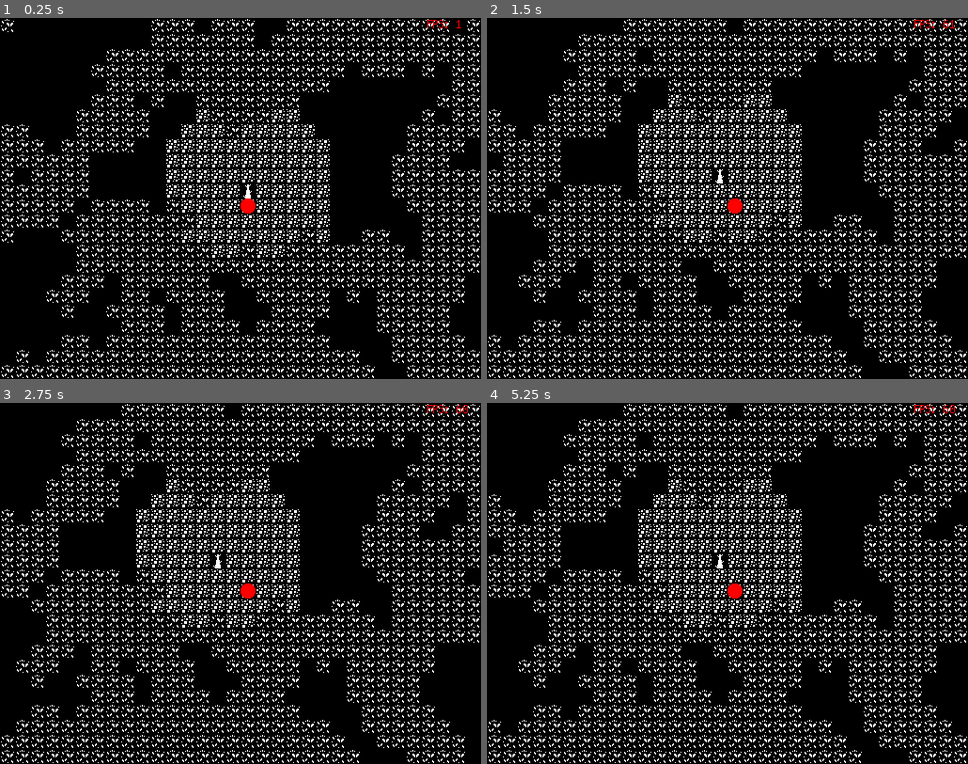
Above: before the commit, frames 1-4 (two rows, left to right).
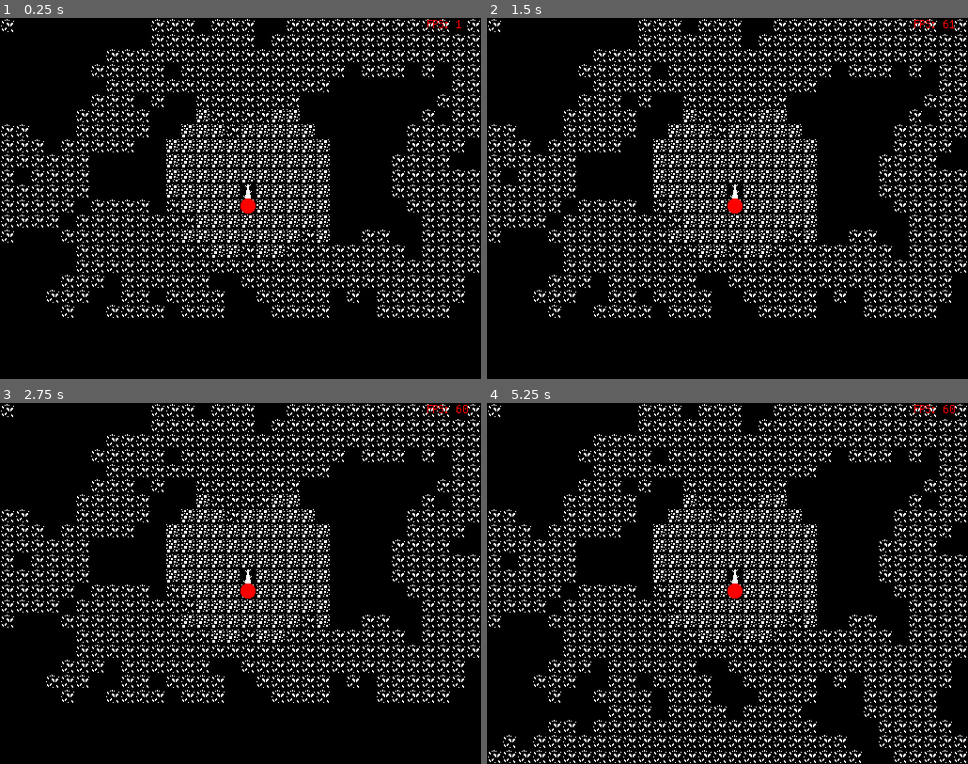
Above: after the commit, the same moments.

Repository: gruebite/ARootPath
Game: Godot game, scene res://screens/main/main.tscn
Two runs of this game, one before a commit and one after it. Both use one fixed random seed, a clock stepped at 60 frames per second and the inputs below.
Inputs:
- Up to frame 1 (0.25 s): no input
- Up to frame 2 (1.5 s): tap Enter (ui_accept) at 0.5, 1.35 s; hold Right (ui_right) 0.53-1.28 s; hold Enter (ui_accept) 0.53-1.28 s; hold Down (ui_down) from 1.28 s (still down)
- Up to frame 3 (2.75 s): tap Enter (ui_accept) at 1.52, 1.82, 2 s; release Down (ui_down) at 2.03 s; hold Right (ui_right) from 2.03 s (still down); hold Enter (ui_accept) from 2.03 s (still down)
- Up to frame 4 (5.25 s): release Right (ui_right) at 2.78 s; release Enter (ui_accept) at 2.78 s; hold Up (ui_up) 2.78-3.53 s; tap Enter (ui_accept) at 2.85, 3.02, 3.32, 4.35, 4.52, 4.82, 5 s; hold Enter (ui_accept) 3.53-4.28 s; hold Left (ui_left) 3.53-5.03 s; tap Escape (ui_cancel) at 4.15 s; hold Down (ui_down) from 5.03 s (still down); hold Enter (ui_accept) from 5.03 s (still down)

The runs differ from the first frame. In frame 1, 1.9% of the frame differs, in the area x 0-100%, y 83-100%; in frame 2, 5.9%; in frame 3, 7.4%, in the area x 0-100%, y 0-100%; in frame 4, 4.1%.

Commit message:
Add plant skeleton, add basic text.

Diff:
--- a/player/player.gd
+++ b/player/player.gd
@@ -1,12 +1,10 @@
 extends Entity
 class_name Player
-
-signal player_moved(from, to)
 
 func _unhandled_input(event: InputEvent):
     var delta := Vector2.ZERO
     if event.is_action_pressed("ui_accept"):
-        pass
+        game.main.warp_island()
     elif event.is_action_pressed("ui_cancel"):
         pass
     elif event.is_action_pressed("ui_up", true):
@@ -20,13 +18,11 @@
 
     if delta != Vector2.ZERO:
         var test := zone_position + delta
-        var ent: Entity = game.current_zone.get_entity(test)
+        var ent: Entity = game.main.current_zone.get_entity_at(test)
         if ent:
             ent.bump()
-        elif not game.current_zone.unwalkable(test):
-            var from := zone_position
-            move_to(test)
-            emit_signal("player_moved", from, zone_position)
+        elif not game.main.current_zone.unwalkable(test):
+            game.main.current_zone.move_entity(self, test)
 
 func _draw():
     draw_circle(Vector2(8, 8), 8, Color.red)
--- a/project.godot
+++ b/project.godot
@@ -40,6 +40,16 @@
 "path": "res://screens/main/main.gd"
 }, {
 "base": "Entity",
+"class": "Plant",
+"language": "GDScript",
+"path": "res://zones/island/plant/plant.gd"
+}, {
+"base": "Resource",
+"class": "PlantKind",
+"language": "GDScript",
+"path": "res://zones/island/plant/plant_kind.gd"
+}, {
+"base": "Entity",
 "class": "Player",
 "language": "GDScript",
 "path": "res://player/player.gd"
@@ -66,6 +76,8 @@
 "GameState": "",
 "Island": "",
 "Main": "",
+"Plant": "",
+"PlantKind": "",
 "Player": "",
 "ShadowCast": "",
 "Walker": "",
--- a/screens/main/main.gd
+++ b/screens/main/main.gd
@@ -5,7 +5,11 @@
 const CAVERN = preload("res://zones/cavern/cavern.tscn")
 
 onready var zone: Node2D = $zone
-onready var text: CanvasLayer = $text_layer
+onready var hud_layer: CanvasLayer = $hud_layer
+onready var text_layer: CanvasLayer = $text_layer
+onready var action_layer: CanvasLayer = $action_layer
+
+var current_zone: Zone = null
 
 func _ready():
     game.main = self
@@ -13,16 +17,30 @@
 
     var island: Island = ISLAND.instance()
     island.generate_island()
+    current_zone = island
     zone.add_child(island)
 
 func warp_island() -> void:
-    zone.remove_child(zone.get_child(0))
     var island: Island = ISLAND.instance()
-    island.load_island()
+
+    island.returning_from_cavern = true
+
+    current_zone.queue_free()
+    current_zone = island
     zone.add_child(island)
 
 func warp_cavern(level: int=0) -> void:
-    zone.remove_child(zone.get_child(0))
     var cavern: Cavern = CAVERN.instance()
     cavern.level = level
+
+    if current_zone is Island:
+        var island: Island = current_zone
+        island.leaving_for_cavern()
+        cavern.spell_counts = island.count_spells()
+    else:
+        var old_cavern: Cavern = current_zone
+        cavern.spell_counts = old_cavern.spell_counts
+
+    current_zone.queue_free()
+    current_zone = cavern
     zone.add_child(cavern)
--- a/screens/main/main.tscn
+++ b/screens/main/main.tscn
@@ -1,8 +1,24 @@
-[gd_scene load_steps=4 format=2]
+[gd_scene load_steps=8 format=2]
 
 [ext_resource path="res://screens/main/main.gd" type="Script" id=1]
 [ext_resource path="res://screens/main/fps.gd" type="Script" id=2]
 [ext_resource path="res://fonts/cozette.tres" type="DynamicFont" id=3]
+[ext_resource path="res://screens/main/text_layer.gd" type="Script" id=4]
+
+[sub_resource type="Shader" id=1]
+code = "shader_type canvas_item;
+
+void fragment() {
+    COLOR = vec4(0.0, 0.0, 0.0, 1.0);
+}"
+
+[sub_resource type="ShaderMaterial" id=2]
+shader = SubResource( 1 )
+
+[sub_resource type="ImageTexture" id=3]
+flags = 3
+flags = 3
+size = Vector2( 512, 64 )
 
 [node name="main" type="Node2D"]
 script = ExtResource( 1 )
@@ -48,5 +64,24 @@
 }
 
 [node name="text_layer" type="CanvasLayer" parent="."]
+script = ExtResource( 4 )
 
-[node name="selector_layer" type="CanvasLayer" parent="."]
+[node name="text_container" type="TextureRect" parent="text_layer"]
+material = SubResource( 2 )
+anchor_top = 1.0
+anchor_right = 1.0
+anchor_bottom = 1.0
+margin_top = -64.0
+texture = SubResource( 3 )
+__meta__ = {
+"_edit_use_anchors_": false
+}
+
+[node name="label" type="Label" parent="text_layer/text_container"]
+anchor_top = 1.0
+anchor_right = 1.0
+anchor_bottom = 1.0
+margin_top = -64.0
+custom_fonts/font = ExtResource( 3 )
+
+[node name="action_layer" type="CanvasLayer" parent="."]
--- /dev/null
+++ b/screens/main/text_layer.gd
@@ -0,0 +1,54 @@
+extends CanvasLayer
+
+const SCROLL_TIME := 2.0
+
+onready var text_container := $text_container
+onready var text_label := $text_container/label
+
+var running := false
+
+var text_array := []
+var confirm_callback: FuncRef = null
+
+var text_index := 0
+var text_timer := 0.0
+
+func _ready():
+    pass
+
+func _process(delta: float):
+    if not running: return
+
+    text_timer = min(text_timer + delta, SCROLL_TIME)
+    var p := text_timer / SCROLL_TIME
+    var line: String = text_array[text_index]
+    text_label.text = line.substr(0, int(p * len(line)))
+
+func _input(event: InputEvent):
+    if not running: return
+
+    if event.is_action_pressed("ui_accept") or event.is_action_pressed("ui_cancel"):
+        if text_timer >= SCROLL_TIME:
+            text_timer = 0
+            text_index += 1
+        else:
+            text_timer = SCROLL_TIME
+
+        if text_index >= len(text_array):
+            running = false
+            text_container.hide()
+            if confirm_callback:
+                confirm_callback.call_func()
+    get_tree().set_input_as_handled()
+
+
+func show_with(texts: Array, confirm: FuncRef=null) -> void:
+    text_array = texts
+    confirm_callback = confirm
+
+    text_index = 0
+    text_timer = 0
+
+    running = true
+
+    text_container.show()
--- a/scripts/globals/game.gd
+++ b/scripts/globals/game.gd
@@ -2,4 +2,3 @@
 class_name Game
 
 var main: Main = null
-var current_zone: Zone = null
--- a/scripts/globals/game_state.gd
+++ b/scripts/globals/game_state.gd
@@ -3,19 +3,19 @@
 
 const STARTING_MANA_CAPACITY := 6
 
-var mana_capacity := STARTING_MANA_CAPACITY
-var allocated := 0
-var mana := mana_capacity
+# Capacity.  Used for growing plants on island, and chaining spells in cavern.
+var mana_capacity: int
 
-# List of plants based on location.
-var plants := {}
+# List of plants based on location.  Updated everytime we return from the cavern.
+var plant_state: Dictionary
 
 # Island tile data.
-var island_tiles := {}
+var island_tiles: Dictionary
+
+func _ready() -> void:
+    reset()
 
 func reset() -> void:
     mana_capacity = STARTING_MANA_CAPACITY
-    allocated = 0
-    mana = mana_capacity
-    plants = {}
+    plant_state = {}
     island_tiles = {}
--- a/zones/cavern/cavern.gd
+++ b/zones/cavern/cavern.gd
@@ -12,19 +12,21 @@
 
 onready var tiles = $tiles
 onready var fog = $fog
-onready var entities = $entities
-onready var player = $player
 
 var fov := ShadowCast.new(funcref(self, "unwalkable"), funcref(self, "reveal"))
 var unfov := ShadowCast.new(funcref(self, "unwalkable"), funcref(self, "unreveal"))
 
+var spell_counts: Dictionary
 var level := 0
 
-var entity_lookup := {}
+func _ready():
+    carve()
 
-func _ready():
-    player.connect("player_moved", self, "player_moved")
-    carve()
+func move_entity(ent: Entity, to: Vector2) -> void:
+    if ent.is_in_group("player"):
+        unfov.compute(ent.zone_position, 8)
+        fov.compute(to, 8)
+    .move_entity(ent, to)
 
 func unwalkable(zpos: Vector2) -> bool:
     return tiles.get_cell_autotile_coord(zpos.x, zpos.y) != Vector2(1, 0)
@@ -55,14 +57,8 @@
             match c:
                 TILE_GROUND:
                     tiles.set_cell(x, y, 0, false, false, false, Vector2(1, 0))
-    player.zone_position = Vector2(width / 2, height / 2)
-    fov.compute(Vector2(width / 2, height / 2), 8)
 
-func player_moved(from: Vector2, to: Vector2) -> void:
-    unfov.compute(from, 8)
-    fov.compute(to, 8)
-    entity_lookup.erase(from)
-    entity_lookup[to] = player
+    move_entity(player, Vector2(width / 2, height / 2))
 
 func unreveal(zpos: Vector2) -> void:
     fog.set_cellv(zpos, 2)
--- a/zones/cavern/cavern.tscn
+++ b/zones/cavern/cavern.tscn
@@ -1,7 +1,6 @@
-[gd_scene load_steps=5 format=2]
+[gd_scene load_steps=4 format=2]
 
 [ext_resource path="res://zones/cavern/cavern.gd" type="Script" id=1]
-[ext_resource path="res://player/player.tscn" type="PackedScene" id=2]
 [ext_resource path="res://zones/cavern/cavern_tileset.tres" type="TileSet" id=3]
 [ext_resource path="res://zones/cavern/fog_tileset.tres" type="TileSet" id=4]
 
@@ -19,5 +18,3 @@
 format = 1
 
 [node name="entities" type="Node2D" parent="."]
-
-[node name="player" parent="." instance=ExtResource( 2 )]
--- a/zones/entity.gd
+++ b/zones/entity.gd
@@ -1,14 +1,7 @@
 extends Sprite
 class_name Entity
 
-var zone_position: Vector2 setget move_to
-
-func move_to(value: Vector2) -> void:
-    zone_position = value
-    position = value * 16
-
-func move_by(delta: Vector2) -> void:
-    move_to(zone_position + delta)
+var zone_position := Vector2.ZERO
 
 func bump() -> void:
     pass
--- a/zones/island/island.gd
+++ b/zones/island/island.gd
@@ -10,26 +10,23 @@
 const WIDTH := 42
 const HEIGHT := 42
 
+const SPRING := preload("res://zones/island/spring/spring.tscn")
+const PLANT := preload("res://zones/island/plant/plant.tscn")
+
 onready var tiles := $tiles
-onready var entities := $entities
-onready var spring := $entities/spring
-onready var player := $player
 
-var entity_lookup := {}
+var spring: Entity
+
+# Set if we're coming from the cavern.
+var returning_from_cavern := false
 
 func _ready():
-    player.connect("player_moved", self, "player_moved")
     load_island()
-
-func get_entity(zpos: Vector2) -> Entity:
-    return entity_lookup.get(zpos)
+    if returning_from_cavern:
+        returned_from_cavern()
 
 func unwalkable(zpos: Vector2) -> bool:
     return tiles.get_cell_autotile_coord(zpos.x, zpos.y) == Vector2(1, 0)
-
-func player_moved(from: Vector2, to: Vector2) -> void:
-    entity_lookup.erase(from)
-    entity_lookup[to] = player
 
 func generate_island() -> void:
     var walker := Walker.new()
@@ -47,14 +44,18 @@
         walker.commit()
         walker.forget()
 
+    # Save island state.
     game_state.island_tiles.clear()
-
     for y in HEIGHT:
         for x in WIDTH:
             var c = walker.grid[Vector2(x, y)]
             game_state.island_tiles[Vector2(x, y)] = c
 
 func load_island() -> void:
+    spring = SPRING.instance()
+    add_entity(spring)
+
+    # Load island state.
     tiles.clear()
     for y in HEIGHT:
         for x in WIDTH:
@@ -65,6 +66,38 @@
                 TILE_WATER:
                     tiles.set_cell(x, y, 0, false, false, false, Vector2(2, 0))
 
-    player.zone_position = Vector2(WIDTH / 2, HEIGHT / 2 + 1)
-    spring.zone_position = Vector2(WIDTH / 2, HEIGHT / 2)
-    entity_lookup[Vector2(WIDTH / 2, HEIGHT / 2)] = spring
+    move_entity(player, Vector2(WIDTH / 2, HEIGHT / 2 + 1))
+    move_entity(spring, Vector2(WIDTH / 2, HEIGHT / 2))
+
+    for zpos in game_state.plant_state:
+        var inst: Plant = Plant.instance()
+        inst.zone_position = zpos
+        add_entity(inst)
+
+func can_grow() -> bool:
+    return len(game_state.plant_state) < game_state.mana_capacity
+
+func can_grow_at(zpos: Vector2) -> bool:
+    return can_grow() and game_state.plant_state.get(zpos) == null
+
+func grow_plant(id: String, zpos: Vector2) -> void:
+    assert(can_grow_at(zpos))
+    var plant: Plant = PLANT.instance()
+    plant.zone_position = zpos
+    # This function fills in plant_state.
+    plant.grow_into(id)
+
+func count_spells() -> Dictionary:
+    var counts := {}
+    for n in get_tree().get_nodes_in_group("plant"):
+        var plant: Plant = n
+        counts[plant.kind_id] = counts.get(plant.kind_id, 0) + plant.get_water_level_charges()
+    return counts
+
+func leaving_for_cavern() -> void:
+    # Update plant state.
+    get_tree().call_group("plant", "_leaving_for_cavern")
+
+func returned_from_cavern() -> void:
+    # Update plant state.
+    get_tree().call_group("plant", "_returned_from_cavern")
--- a/zones/island/island.tscn
+++ b/zones/island/island.tscn
@@ -1,9 +1,7 @@
-[gd_scene load_steps=5 format=2]
+[gd_scene load_steps=3 format=2]
 
 [ext_resource path="res://zones/island/island.gd" type="Script" id=1]
-[ext_resource path="res://player/player.tscn" type="PackedScene" id=2]
 [ext_resource path="res://zones/island/island_tileset.tres" type="TileSet" id=3]
-[ext_resource path="res://zones/island/spring/spring.tscn" type="PackedScene" id=4]
 
 [node name="island" type="Node2D"]
 script = ExtResource( 1 )
@@ -15,7 +13,3 @@
 format = 1
 
 [node name="entities" type="YSort" parent="."]
-
-[node name="spring" parent="entities" instance=ExtResource( 4 )]
-
-[node name="player" parent="." instance=ExtResource( 2 )]
--- /dev/null
+++ b/zones/island/plant/kinds/cleaving_oak.tres
@@ -0,0 +1,11 @@
+[gd_resource type="Resource" load_steps=2 format=2]
+
+[ext_resource path="res://zones/island/plant/plant_kind.gd" type="Script" id=1]
+
+[resource]
+script = ExtResource( 1 )
+identifier = "cleaving_oak"
+watering_frequency = 5
+waterings_per_level = 3
+starting_water_level = 1
+water_level_charges = [ 1, 3, 5, 7, 9 ]
--- /dev/null
+++ b/zones/island/plant/plant.gd
@@ -0,0 +1,69 @@
+extends Entity
+class_name Plant
+
+const CLEAVING_OAK := "cleaving_oak"
+const KINDS := {
+    CLEAVING_OAK: preload("res://zones/island/plant/kinds/cleaving_oak.tres"),
+}
+
+# Set to false when we need to be watered.
+var needs_watering: bool = false
+
+func _returned_from_cavern() -> void:
+    get_state()["last_watered_count"] += 1
+    needs_watering = get_last_watered_count() >= get_watering_frequency()
+
+func _leaving_for_cavern() -> void:
+    if needs_watering:
+        get_state()["water_level"] = max(0, get_state()["water_level"] - 1)
+        get_state()["waterings"] = 0
+
+func grow_into(kind_id: String) -> void:
+    game_state.plant_state[zone_position] = {
+        "id": kind_id,
+        # Water level.  Increased by consistent watering.
+        "water_level": KINDS[kind_id].starting_water_level,
+        # Number of waterings in a row.
+        "waterings": 0,
+        # Number of runs since last watered.
+        "last_watered_count": 0,
+    }
+
+func water() -> void:
+    assert(needs_watering)
+    needs_watering = false
+    get_state()["waterings"] = get_state()["waterings"] + 1
+    if get_waterings() == get_waterings_per_level():
+        get_state()["waterings"] = 0
+        get_state()["water_level"] = max(get_max_water_level(), get_state()["water_level"] + 1)
+    get_state()["last_watered_count"] = 0
+
+func get_state() -> Dictionary:
+    return game_state.plant_state[zone_position]
+
+func get_kind_id() -> String:
+    return get_state()["kind_id"]
+
+func get_water_level() -> int:
+    return get_state()["water_level"]
+
+func get_waterings() -> int:
+    return get_state()["waterings"]
+
+func get_last_watered_count() -> int:
+    return get_state()["last_watered_count"]
+
+func get_kind() -> PlantKind:
+    return KINDS[get_kind_id()] as PlantKind
+
+func get_watering_frequency() -> int:
+    return get_kind().watering_frequency
+
+func get_waterings_per_level() -> int:
+    return get_kind().waterings_per_level
+
+func get_max_water_level() -> int:
+    return len(get_kind().water_level_charges) - 1
+
+func get_water_level_charges() -> int:
+    return get_kind().water_level_charges[get_water_level()]
--- /dev/null
+++ b/zones/island/plant/plant.tscn
@@ -0,0 +1,8 @@
+[gd_scene load_steps=2 format=2]
+
+[ext_resource path="res://zones/island/plant/plant.gd" type="Script" id=1]
+
+[node name="plant" type="Sprite" groups=[
+"plant",
+]]
+script = ExtResource( 1 )
--- /dev/null
+++ b/zones/island/plant/plant_kind.gd
@@ -0,0 +1,14 @@
+extends Resource
+class_name PlantKind
+
+export var identifier := "test_plant"
+# How often watering is needed, in runs.
+export var watering_frequency := 5
+# How many waterings in a row before going up a level.  Missing one resets and
+# decreases a level.
+export var waterings_per_level := 3
+# Starting water level.
+export var starting_water_level := 1
+export var water_level_charges := [
+    1, 3, 5, 7, 9,
+]
--- a/zones/island/spring/spring.gd
+++ b/zones/island/spring/spring.gd
@@ -1,5 +1,7 @@
 extends Entity
 
 func bump() -> void:
-    print("BUMP!")
+    game.main.text_layer.show_with(["Entering cavern..."], funcref(self, "_enter_cavern"))
+
+func _enter_cavern() -> void:
     game.main.warp_cavern(0)
--- a/zones/zone.gd
+++ b/zones/zone.gd
@@ -1,11 +1,34 @@
 extends Node2D
 class_name Zone
 
+const PLAYER = preload("res://player/player.tscn")
+
+onready var entities = $entities
+
+var player: Player
+
+var entity_lookup := {}
+
 func _ready() -> void:
-    game.current_zone = self
+    player = PLAYER.instance()
+    add_entity(player)
 
-func get_entity(_pos: Vector2) -> Entity:
-    return null
+func add_entity(ent: Entity) -> void:
+    entities.add_child(ent)
+    entity_lookup[ent.zone_position] = ent
+
+func remove_entity(ent: Entity) -> void:
+    entities.remove_child(ent)
+    entity_lookup.erase(ent.zone_position)
+
+func get_entity_at(zpos: Vector2) -> Entity:
+    return entity_lookup.get(zpos)
+
+func move_entity(ent: Entity, to: Vector2) -> void:
+    entity_lookup.erase(ent.zone_position)
+    ent.zone_position = to
+    ent.position = to * 16
+    entity_lookup[to] = ent
 
 func unwalkable(_pos: Vector2) -> bool:
     return false
